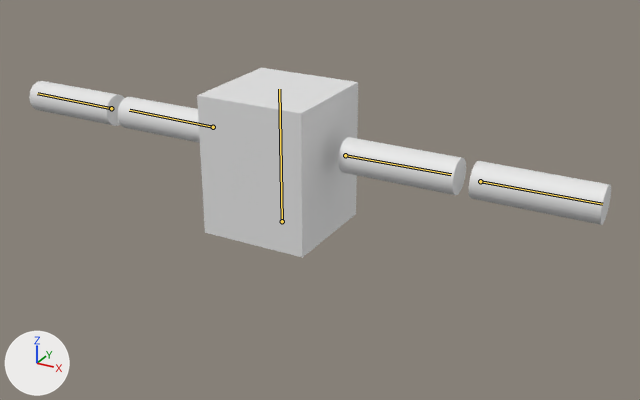
Two versions of the Blender file Blender/CubeReed/CubeReed.blend, one commit apart.
Before and after are seen from a 50 mm lens placed at (1.66, -2.71, 2.5), pointed at (0.21, -0.07, 1.18). Arrows for +X, +Y and +Z are at lower left; the lights stay in place. The picture after the commit comes second. The bones that bend it are drawn over the model as lines.

Objects in the first picture: 'CubeReed'.
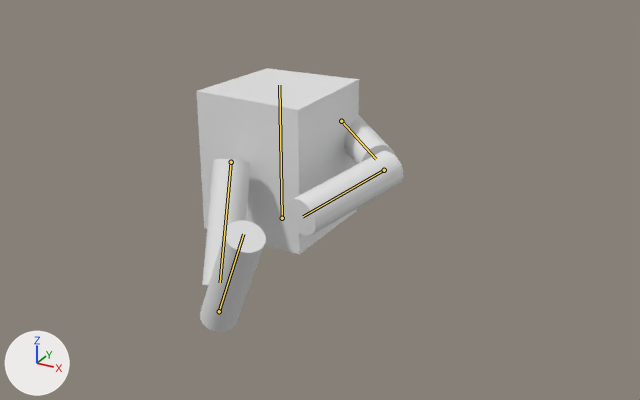
The newer file adds an action. The first version stands in its rest pose; the second is drawn at frame 14 of the action '2HandedSwing'.

Location of each change, (x1, y1, x2, y2) in pixels of the pictures (640 x 400 px):
'CubeReed', posed (64% narrower, 39% taller): before (29, 68, 611, 258); after (196, 68, 403, 333)
bone 'Bone_body', root to tip: before (282, 221) to (279, 89); after (282, 218) to (279, 85)
bone 'Bone_UA_L', root to tip: before (345, 155) to (451, 174); after (341, 121) to (376, 159)
bone 'Bone_LA_L', root to tip: before (480, 181) to (602, 204); after (384, 170) to (303, 216)
bone 'Bone_UA_R', root to tip: before (213, 127) to (129, 110); after (231, 162) to (220, 282)
bone 'Bone_LA_R', root to tip: before (111, 108) to (37, 93); after (219, 311) to (243, 234)

Patch to the scene script:
```diff
--- a/Blender/CubeReed/CubeReed.blend.py
+++ b/Blender/CubeReed/CubeReed.blend.py
@@ bone_bone_body @@
 bone_bone_body = bpy.data.objects['Armature'].pose.bones['Bone_body']
-bone_bone_body.location = (0.0, 0.0, 0.0)
-bone_bone_body.rotation_quaternion = (1.0, 0.0, 0.0, 0.0)  # degrees (0, 0, 0)
+bone_bone_body.location = (0.0, 0.014, 0.0)
+bone_bone_body.rotation_quaternion = (0.713, 0.0, 0.689, 0.0)  # degrees (0, 88, 0)
@@ bone_bone_ua_l @@
 bone_bone_ua_l = bpy.data.objects['Armature'].pose.bones['Bone_UA_L']  # child of 'Bone_body'
-bone_bone_ua_l.location = (0.0, 0.0, 0.0)
-bone_bone_ua_l.rotation_quaternion = (1.0, 0.0, 0.0, 0.0)  # degrees (0, 0, 0)
+bone_bone_ua_l.location = (0.089, 0.034, 0.0)
+bone_bone_ua_l.rotation_quaternion = (0.195, -0.816, -0.352, -0.414)  # degrees (3, -126, -135)
@@ bone_bone_la_l @@
 bone_bone_la_l = bpy.data.objects['Armature'].pose.bones['Bone_LA_L']  # child of 'Bone_UA_L'
-bone_bone_la_l.rotation_quaternion = (1.0, 0.0, 0.0, 0.0)  # degrees (0, 0, 0)
+bone_bone_la_l.rotation_quaternion = (0.832, -0.454, 0.233, 0.218)  # degrees (-54, 36, 11)
@@ bone_bone_ua_r @@
 bone_bone_ua_r = bpy.data.objects['Armature'].pose.bones['Bone_UA_R']  # child of 'Bone_body'
-bone_bone_ua_r.rotation_quaternion = (1.0, 0.0, 0.0, 0.0)  # degrees (0, 0, 0)
+bone_bone_ua_r.rotation_quaternion = (0.857, 0.503, 0.084, -0.07)  # degrees (61, 12, -2)
@@ bone_bone_la_r @@
 bone_bone_la_r = bpy.data.objects['Armature'].pose.bones['Bone_LA_R']  # child of 'Bone_UA_R'
-bone_bone_la_r.rotation_quaternion = (1.0, 0.0, 0.0, 0.0)  # degrees (0, 0, 0)
+bone_bone_la_r.rotation_quaternion = (0.311, 0.06, 0.344, -0.884)  # degrees (-37, 19, -148)
```
